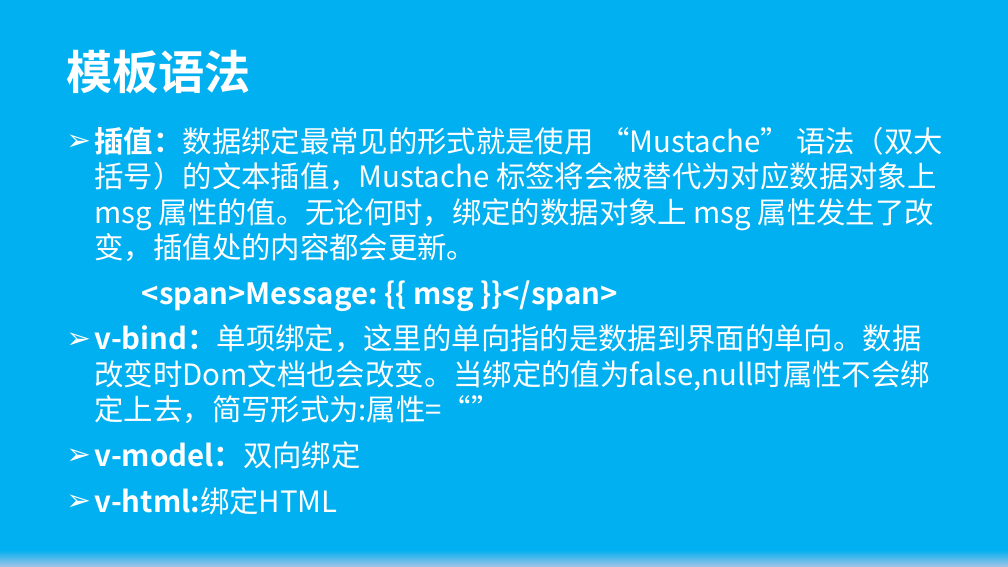
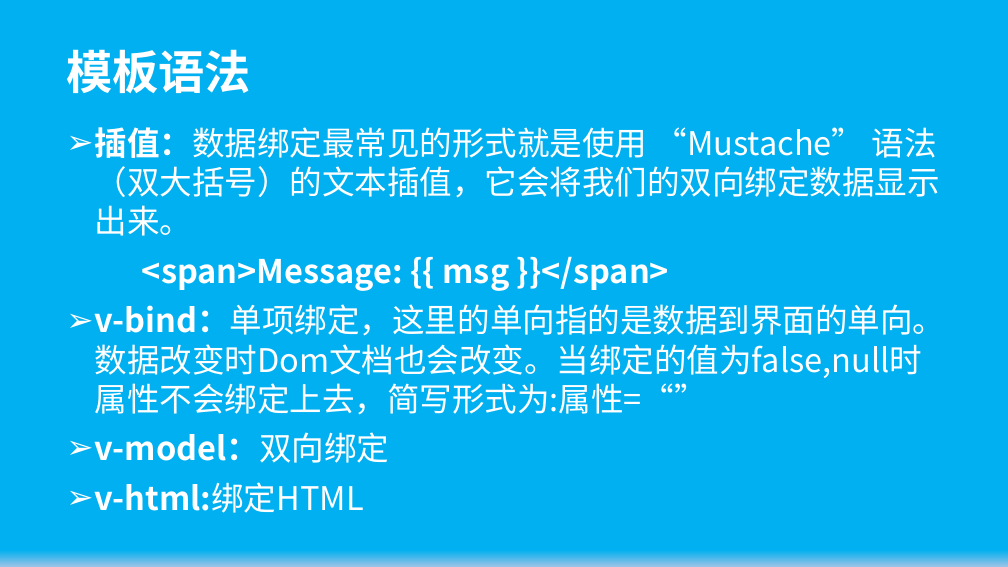
Before and after one commit to wugenshui/ppt, a slide deck: slide 22 of Vue/Vue.js基础.pptx (slide 15 before the commit). Drawn at 1008x567 pixels with LibreOffice and Linux fonts; fonts in the diff are those of the drawing. Boxes give left, top, right and bottom in pixels: in the first picture for what was removed or moved away, otherwise in the second. Text is boxed around its words. In the diff, an @@ line names an element or a change of style, - is before the commit and + after.

```diff
--- a/Vue/Vue.js基础.pptx
+++ b/Vue/Vue.js基础.pptx
@@ subtitle at [95, 127, 940, 236]: text changed; size 28 to 31 pt @@
-➢ 插值：数据绑定最常见的形式就是使用 “Mustache” 语法（双大括号）的文本插值，Mustache 标签将会被替代为对应数据对象上 msg 属性的值。无论何时，绑定的数据对象上 msg 属性发生了改变，插值处的内容都会更新。
+➢ 插值：数据绑定最常见的形式就是使用 “Mustache” 语法（双大括号）的文本插值，它会将我们的双向绑定数据显示出来。
@@ subtitle at [95, 256, 946, 513]: size 28 to 31 pt in "<span>Message: {{ msg }}</span>", "v-bind：单项绑定，这里的单向指的是数据到界面的单向。数据改变时Dom文档也会改变。当绑定的值为false,null ...", "v-model：双向绑定", "v-html:绑定HTML" @@
```
Also in this commit, not shown: 4 other slides changed, 7 slides added, 1 other file.
